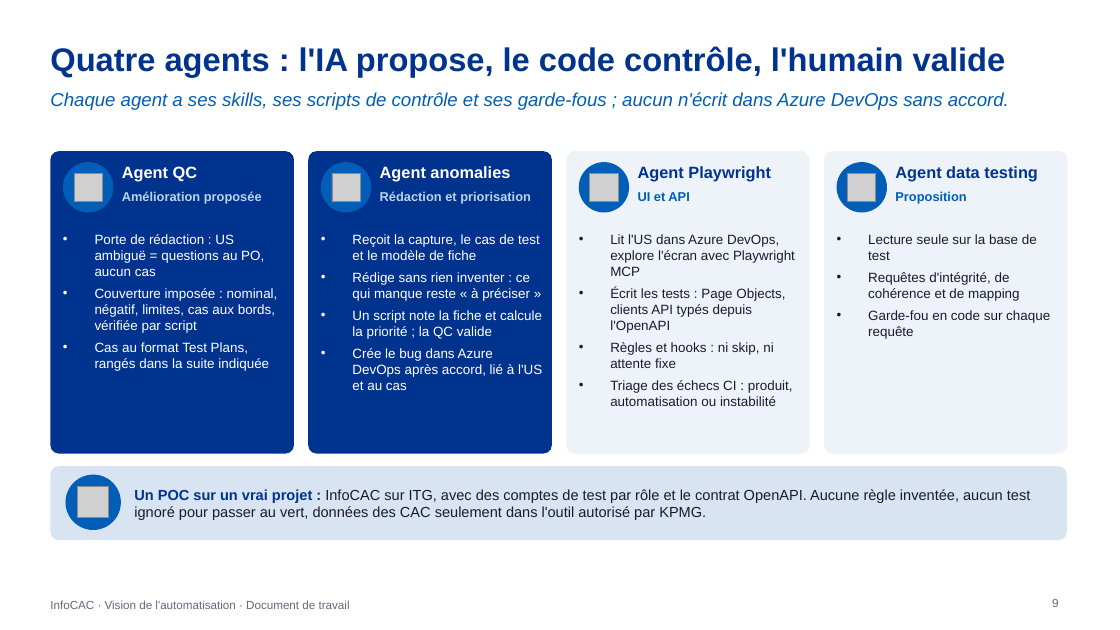
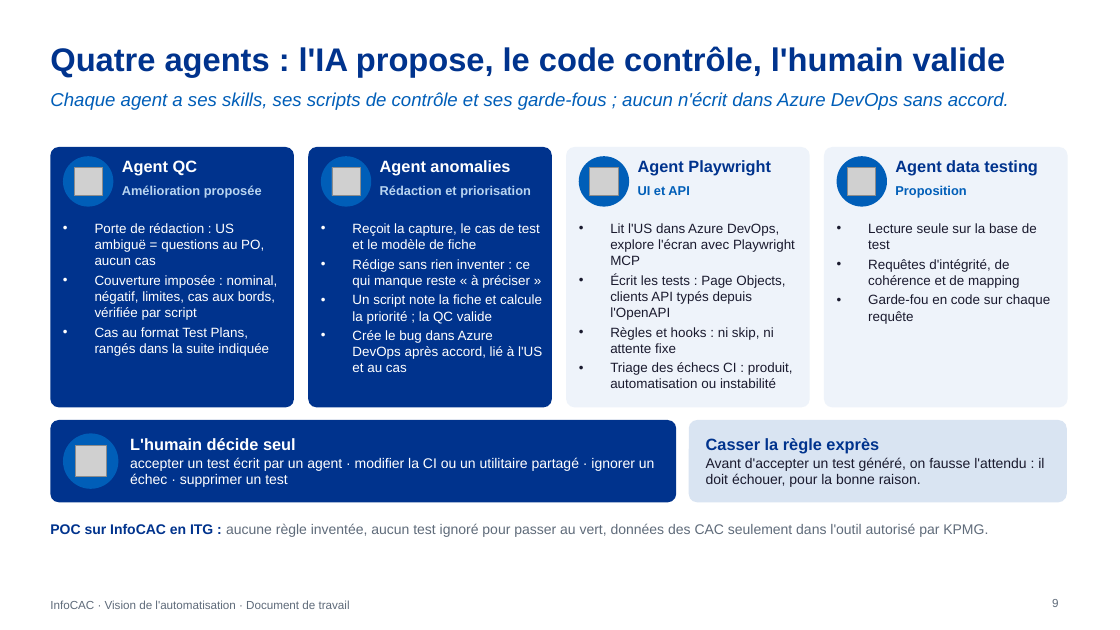
Before and after one commit to DauraRady/Travaux-QA, a slide deck: slide 9 of doc/InfoCAC-vision-automatisation-IA.pptx. Drawn at 1120x630 pixels with LibreOffice and Linux fonts; fonts in the diff are those of the drawing; grey boxes stand for pictures. Boxes give left, top, right and bottom in pixels: in the first picture for what was removed or moved away, otherwise in the second. Text is boxed around its words. In the diff, an @@ line names an element or a change of style, - is before the commit and + after.

```diff
--- a/doc/InfoCAC-vision-automatisation-IA.pptx
+++ b/doc/InfoCAC-vision-automatisation-IA.pptx
@@ rounded rectangle: place and size @@
-rounded rectangle at box(50, 151, 294, 454)
+rounded rectangle at box(50, 147, 294, 408)
@@ rounded rectangle: place and size @@
-rounded rectangle at box(308, 151, 552, 454)
+rounded rectangle at box(308, 147, 552, 408)
@@ rounded rectangle: place and size @@
-rounded rectangle at box(566, 151, 810, 454)
+rounded rectangle at box(566, 147, 810, 408)
@@ rounded rectangle: place and size @@
-rounded rectangle at box(824, 151, 1068, 454)
+rounded rectangle at box(824, 147, 1068, 408)
@@ 8 texts, 4 pictures, 4 ellipses: place and size @@
-8 texts, 4 pictures, 4 ellipses at box(63, 162, 1038, 213)
+8 texts, 4 pictures, 4 ellipses at box(63, 156, 1038, 207)
@@ text "Porte de rédaction : US ...": place and size @@
-text "Porte de rédaction : US ..." at box(95, 234, 278, 371)
+text "Porte de rédaction : US ..." at box(95, 223, 278, 356)
@@ text "Reçoit la capture, le cas ...": place and size @@
-text "Reçoit la capture, le cas ..." at box(352, 310, 542, 390)
+text "Reçoit la capture, le cas ..." at box(352, 223, 542, 372)
@@ text "Lit l'US dans Azure DevOps, ...": place and size @@
-text "Lit l'US dans Azure DevOps, ..." at box(610, 234, 795, 406)
+text "Lit l'US dans Azure DevOps, ..." at box(610, 223, 795, 388)
@@ less space between paragraphs in 4 elements at box(95, 223, 278, 356), box(352, 223, 542, 372), box(610, 223, 795, 388), box(868, 223, 1050, 324) @@
@@ text "Lecture seule sur la base ...": place and size @@
-text "Lecture seule sur la base ..." at box(868, 234, 1050, 339)
+text "Lecture seule sur la base ..." at box(868, 223, 1050, 324)
@@ rounded rectangle: place and size @@
-rounded rectangle at box(50, 466, 1067, 540)
+rounded rectangle at box(50, 420, 676, 502)
@@ rounded rectangle at box(50, 420, 676, 502): fill #D9E4F2 to #00338D; proportions changed @@
@@ ellipse: place and size @@
-ellipse at box(66, 475, 121, 530)
+ellipse at box(63, 434, 118, 489)
@@ picture: place and size @@
-picture at box(78, 487, 109, 518)
+picture at box(76, 446, 107, 477)
@@ text added at box(130, 438, 655, 487), 12 pt, text #FFFFFF @@
+L'humain décide seul
+accepter un test écrit par un agent · modifier la CI ou un utilitaire partagé · ignorer un échec · supprimer un test
@@ rounded rectangle added at box(689, 420, 1067, 502), fill #D9E4F2 @@
@@ text added at box(706, 438, 1044, 487), 12 pt, text #1A1A2E @@
+Casser la règle exprès
+Avant d'accepter un test généré, on fausse l'attendu : il doit échouer, pour la bonne raison.
@@ text at box(50, 523, 988, 537): text changed; size 12.5 to 12 pt; text colour #1A1A2E to #5F6B7A @@
-Un POC sur un vrai projet : InfoCAC sur ITG, avec des comptes de test par rôle et le contrat OpenAPI. Aucune règle inventée, aucun test ignoré pour passer au vert, données des CAC seulement dans l'outil autorisé par KPMG.
+POC sur InfoCAC en ITG : aucune règle inventée, aucun test ignoré pour passer au vert, données des CAC seulement dans l'outil autorisé par KPMG.
```
Also in this commit, not shown: 1 other slide changed, 4 slides added, 11 other files.
